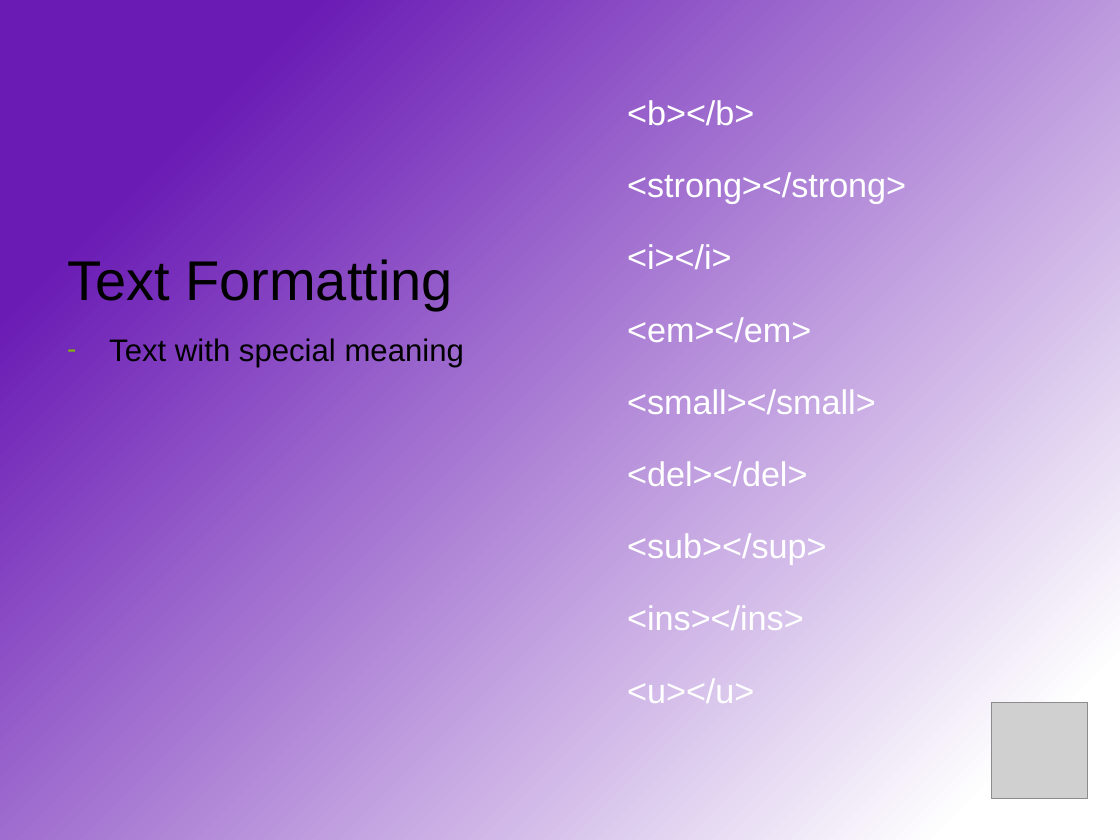
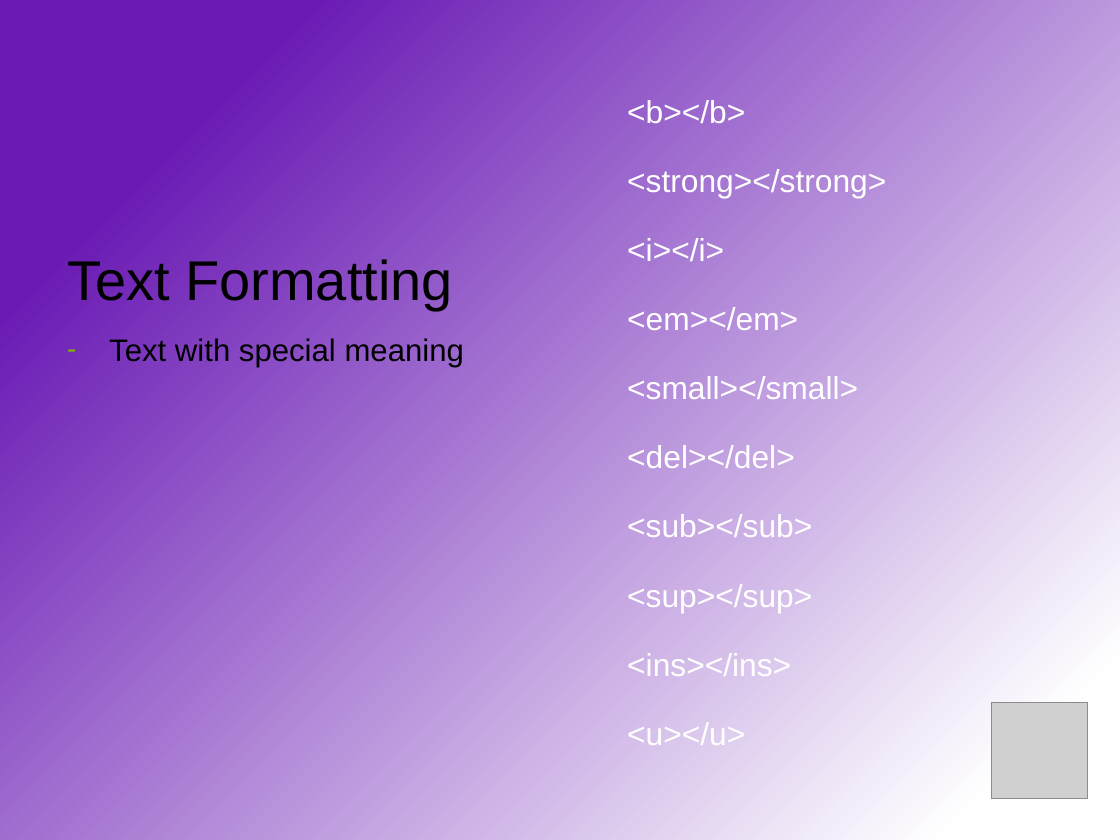
Before and after one commit to mvrt-115/MVRT_Site, a slide deck: slide 12 of app/files/HTML.pptx. Drawn at 1120x840 pixels with LibreOffice and Linux fonts; fonts in the diff are those of the drawing; grey boxes stand for pictures. Boxes give left, top, right and bottom in pixels: in the first picture for what was removed or moved away, otherwise in the second. Text is boxed around its words. In the diff, an @@ line names an element or a change of style, - is before the commit and + after.

```diff
--- a/app/files/HTML.pptx
+++ b/app/files/HTML.pptx
@@ text at bbox=[627, 100, 886, 676]: size 22 to 20.4 pt in "<b></b>", "<strong></strong>", "<i></i>", "<em></em>" and 4 more places @@
@@ text at bbox=[627, 514, 812, 612]: text changed; size 22 to 20.4 pt @@
-<sub></sup>
+<sub></sub>
+<sup></sup>
```
Also in this commit, not shown: 2 other files.
